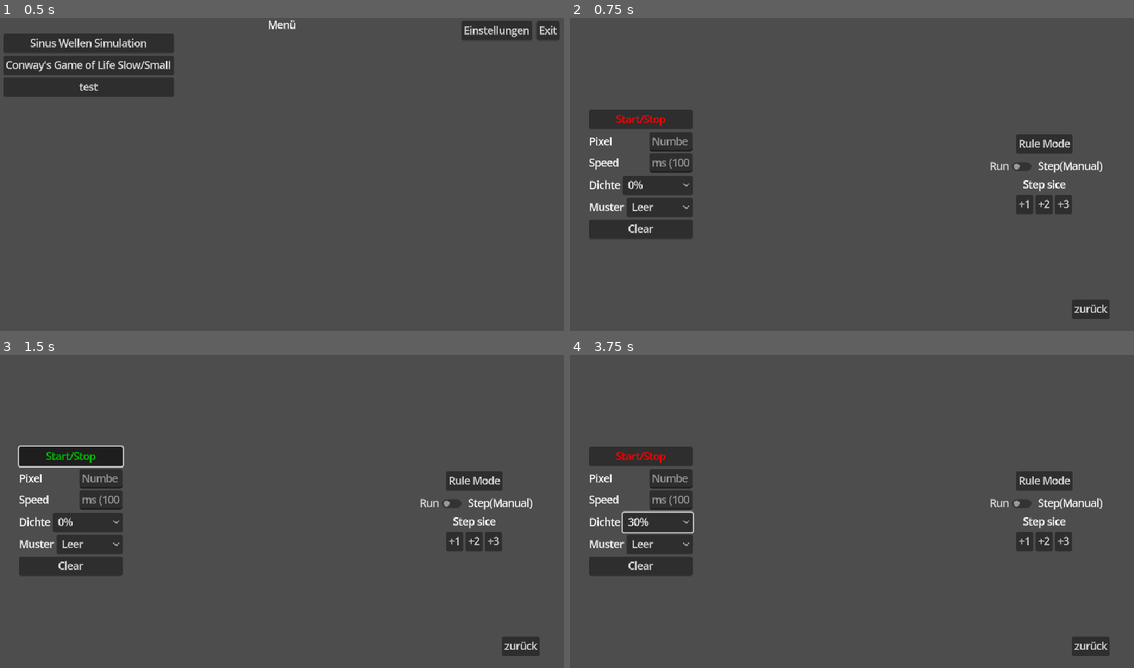
Above: before the commit, frames 1-4 (two rows, left to right).
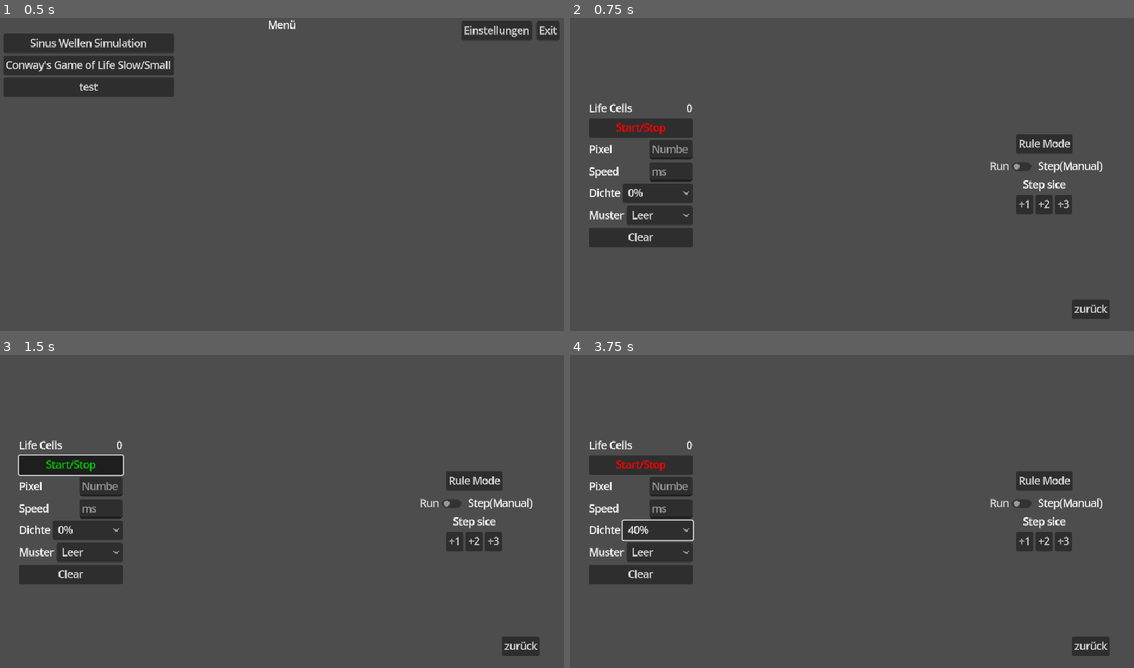
Above: after the commit, the same moments.

Repository: Beginner090902/MeineBastelEcke
Game: Godot game, scene res://Hauptmenü/hauptmenü.tscn
Two runs of this game, one before a commit and one after it. Both use one fixed random seed, a clock stepped at 60 frames per second and the inputs below.
Inputs:
- Up to frame 1 (0.5 s): no input
- Up to frame 2 (0.75 s): click "Conway's Game of Life Slow/Sm…" at 0.5 s
- Up to frame 3 (1.5 s): click "Start/Stop" at 1.25 s
- Up to frame 4 (3.75 s): click "Start/Stop" at 2 s; click "0%" at 2.75 s; click "Leer" at 3.5 s

Frame 1 is identical in both runs. In frame 2, 3.5% of the frame differs, in the area x 3-22%, y 27-74%; in frame 3, 3.7%, in the area x 3-23%, y 27-74%; in frame 4, 3.6%.
Error after the commit: Cannot call method 'fill' on a null value. (res://Conway`s-game-of-life-tilemap/conways_game_slow.gd:153)

Commit message:
Refactor image resizing and add living cell counter UI elements

Diff:
--- a/Conway`s-game-of-life-tilemap/conways_game_slow.gd
+++ b/Conway`s-game-of-life-tilemap/conways_game_slow.gd
@@ -80,11 +80,7 @@
 	if not is_inside_tree():
 		Logging("Scene ist noch nicht geladen", false)
 		return
-	var rect: TextureRect = find_child("TextureRect")
-	if rect == null:
-		Logging("rect ist null – TextureRect nicht gefunden!", true)
-		return
-	Logging("rect ist gültig", true)
+
 	Logging("Start Resize_img", true)
 	Logging("Gesamt Pixel", CONWAYSVARIABEL.Pixel)
 	if CONWAYSVARIABEL.Pixel <= 3:
@@ -94,13 +90,18 @@
 	Logging("Berechnete Breite des Bildes", CONWAYSVARIABEL.Breite)
 	img = Image.create(CONWAYSVARIABEL.Breite, CONWAYSVARIABEL.Breite, false, Image.FORMAT_RGBA8)
 	img.fill(Color.BLACK)
-	img.set_pixel(CONWAYSVARIABEL.Breite/2 , CONWAYSVARIABEL.Breite / 2, Color.WHITE)
+	#img.set_pixel(CONWAYSVARIABEL.Breite/2 , CONWAYSVARIABEL.Breite / 2, Color.WHITE)
+	display_new_img(img)
+	Logging("Ende Resize_img", true)
+
+func display_new_img(img:Image):
+	var rect: TextureRect = find_child("TextureRect")
+	if rect == null:
+		Logging("rect ist null – TextureRect nicht gefunden!", true)
+		return
+	#Logging("rect ist gültig", true)
 	tex = ImageTexture.create_from_image(img)
 	rect.texture = tex
-	Logging("Ende Resize_img", true)
-
-
-
 func _process(delta: float) -> void:
 	pass
 
@@ -137,3 +138,52 @@
 
 func _on_run_or_stepmode_toggled(toggled_on: bool) -> void:
 	Logging("Step oder Run Modus", toggled_on)
+
+@onready var zahl_der_lebenden_cellen: Label = $"HBoxContainer/Links-MarginContainer/Linke_seite/HBoxContainer2/zahl der lebenden cellen"
+func _on_start_dichte_in_prozent_item_selected(index: int) -> void:
+	Logging("",true)
+	Logging("start_dichte_in_prozent ausgewohlter index", index)
+	var weiße_pixel_liste = []
+	var x: int
+	var fläche: int
+	var prozent_fläche_in_weiß: int
+	var i := 0
+
+
+	img.fill(Color.BLACK)
+	if index == 0:
+		display_new_img(img)
+		zahl_der_lebenden_cellen.set_text(str(i))
+	x = img.get_height()
+	fläche = x * x
+	Logging("Bild Fläche (anzahl aller Pixel)", fläche)
+	prozent_fläche_in_weiß = roundi(fläche * (float(index)/10))
+	Logging("Anzahl der Pixel die weiß werden sollen", prozent_fläche_in_weiß)
+
+	while i < prozent_fläche_in_weiß:
+
+		#Logging("Gesamt weiße pixel wenn es vertig ist", prozent_fläche_in_weiß)
+		#Logging("schon weiße pixel erstellt ", i )
+		var neuer_piexel_weiß_x : int
+		var neuer_piexel_weiß_y : int
+		var pixel_schon_vorhanden : bool
+
+		neuer_piexel_weiß_x = randi_range(0,x-1)
+		#Logging("position von dem neuen weißen pixel x", neuer_piexel_weiß_x)
+		neuer_piexel_weiß_y = randi_range(0,x-1)
+		#Logging("position von dem neuen weißen pixel y", neuer_piexel_weiß_y)
+
+		for weißer_pixel in weiße_pixel_liste:
+			var xposotion = weißer_pixel[0]
+			var yposition = weißer_pixel[1]
+			if neuer_piexel_weiß_x == xposotion and neuer_piexel_weiß_y == yposition:
+				#Logging("pixel schon vorhanden wird neu gestartet", true)
+				pixel_schon_vorhanden = true
+		if not pixel_schon_vorhanden:
+			weiße_pixel_liste.append([neuer_piexel_weiß_x,neuer_piexel_weiß_y])
+			img.set_pixel(neuer_piexel_weiß_x, neuer_piexel_weiß_y, Color.WHITE)
+			display_new_img(img)
+			await get_tree().process_frame
+			i = i +1
+		zahl_der_lebenden_cellen.set_text(str(i))
+		pixel_schon_vorhanden  = false
--- a/Conway`s-game-of-life-tilemap/conways_game_slow.tscn
+++ b/Conway`s-game-of-life-tilemap/conways_game_slow.tscn
@@ -78,6 +78,18 @@
 size_flags_horizontal = 4
 size_flags_vertical = 4
 
+[node name="HBoxContainer2" type="HBoxContainer" parent="HBoxContainer/Links-MarginContainer/Linke_seite"]
+layout_mode = 2
+
+[node name="Life Cell" type="Label" parent="HBoxContainer/Links-MarginContainer/Linke_seite/HBoxContainer2"]
+layout_mode = 2
+text = "Life Cells"
+
+[node name="zahl der lebenden cellen" type="Label" parent="HBoxContainer/Links-MarginContainer/Linke_seite/HBoxContainer2"]
+layout_mode = 2
+size_flags_horizontal = 10
+text = "0"
+
 [node name="Start_Stop Button" type="Button" parent="HBoxContainer/Links-MarginContainer/Linke_seite"]
 layout_mode = 2
 size_flags_horizontal = 3
@@ -119,7 +131,7 @@
 layout_mode = 2
 size_flags_horizontal = 10
 tooltip_text = "Seconds per Life circle"
-placeholder_text = "ms (1000)"
+placeholder_text = "ms"
 
 [node name="Start-dichteContainer" type="HBoxContainer" parent="HBoxContainer/Links-MarginContainer/Linke_seite"]
 layout_mode = 2
@@ -369,7 +381,7 @@
 [connection signal="pressed" from="HBoxContainer/Links-MarginContainer/Linke_seite/Start_Stop Button" to="." method="_on_start_stop_button_pressed"]
 [connection signal="text_submitted" from="HBoxContainer/Links-MarginContainer/Linke_seite/Pixel_Container/Pixel-anzahl-der-simulation" to="." method="_on_pixelanzahldersimulation_text_submitted"]
 [connection signal="text_submitted" from="HBoxContainer/Links-MarginContainer/Linke_seite/Speed_Container/speed_edit" to="." method="_on_simulation_speed_edit_text_submitted"]
-[connection signal="item_selected" from="HBoxContainer/Links-MarginContainer/Linke_seite/Start-dichteContainer/Startdichte in Prozent" to="." method="_on_startdichte_in_prozent_item_selected"]
+[connection signal="item_selected" from="HBoxContainer/Links-MarginContainer/Linke_seite/Start-dichteContainer/Startdichte in Prozent" to="." method="_on_start_dichte_in_prozent_item_selected"]
 [connection signal="pressed" from="HBoxContainer/Links-MarginContainer/Linke_seite/bild_lerren" to="." method="_on_bild_lerren_pressed"]
 [connection signal="gui_input" from="HBoxContainer/REchts-MarginContainer2/Rechte_seite/Leb-sterb-menu-auswahl" to="HBoxContainer/REchts-MarginContainer2/Rechte_seite" method="_on_lebsterbmenuauswahl_gui_input"]
 [connection signal="id_pressed" from="HBoxContainer/REchts-MarginContainer2/Rechte_seite/Leb-sterb-menu-auswahl/Rule Mode" to="HBoxContainer/REchts-MarginContainer2/Rechte_seite" method="_on_rule_mode_id_pressed"]
